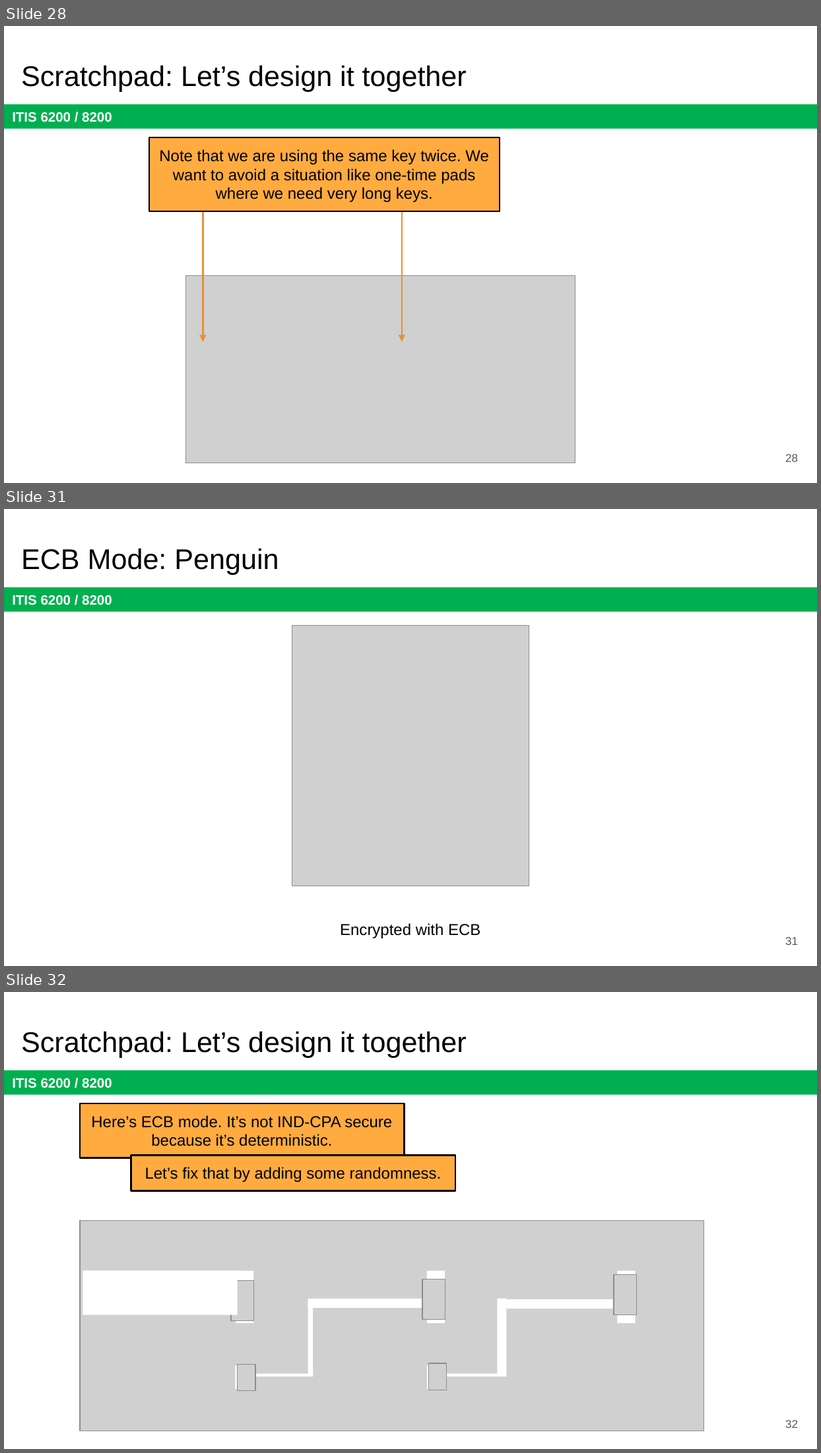
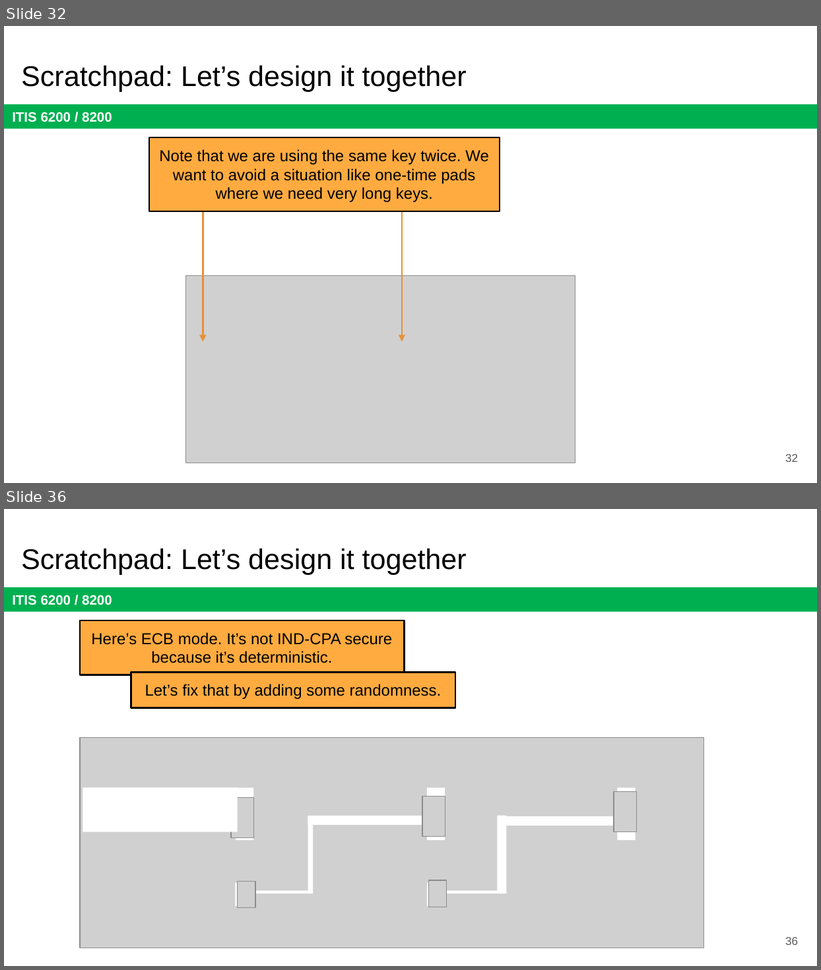
Before and after one commit to jx5c/github.io, a slide deck: teaching/ITIS6200/2023fa/lectures/lec03.pptx. Shown one above the other, each under a label of ours: slides 28, 31 and 32 before the commit, slides 32 and 36 after it; the slides between them are not shown. The pictures are 821x1453 and 821x970 pixels, drawn with LibreOffice and Linux fonts; fonts in the diff are those of the drawing; grey boxes stand for pictures. Boxes give left, top, right and bottom in pixels: in the first picture for what was removed or moved away, otherwise in the second. Text is boxed around its words. In the diff, an @@ line names an element or a change of style, - is before the commit and + after.

```diff
--- a/teaching/ITIS6200/2023fa/lectures/lec03.pptx
+++ b/teaching/ITIS6200/2023fa/lectures/lec03.pptx
@@ slide 31 removed at [4,509,817,966], background #FFFFFF; not listed: 1 template element that a slide beside it also shows @@
@@ title removed at [21,548,279,575] @@
-ECB Mode: Penguin
@@ picture removed at [292,625,529,887] @@
@@ text removed at [340,923,481,939] @@
-Encrypted with ECB
@@ page number removed at [785,937,798,945] @@
-31
@@ what was slide 28 is now slide 32 @@
@@ page number at [785,454,798,462]: text changed @@
-28
+32
@@ what was slide 32 is now slide 36 @@
@@ page number at [785,937,798,945]: text changed @@
-32
+36
```
Also in this commit, not shown: 8 slides changed, 6 slides added, 1 other slide removed, 1 other file.
